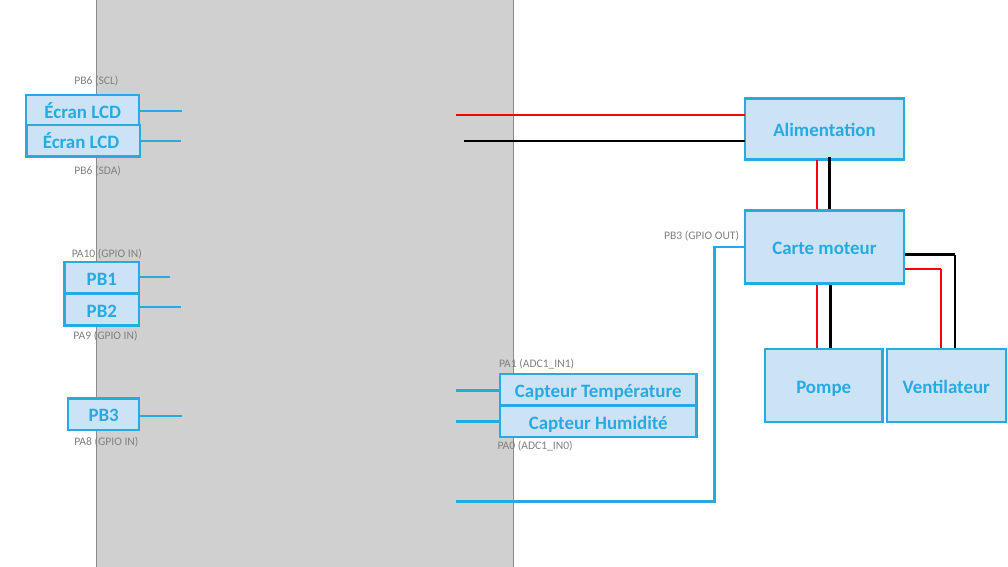
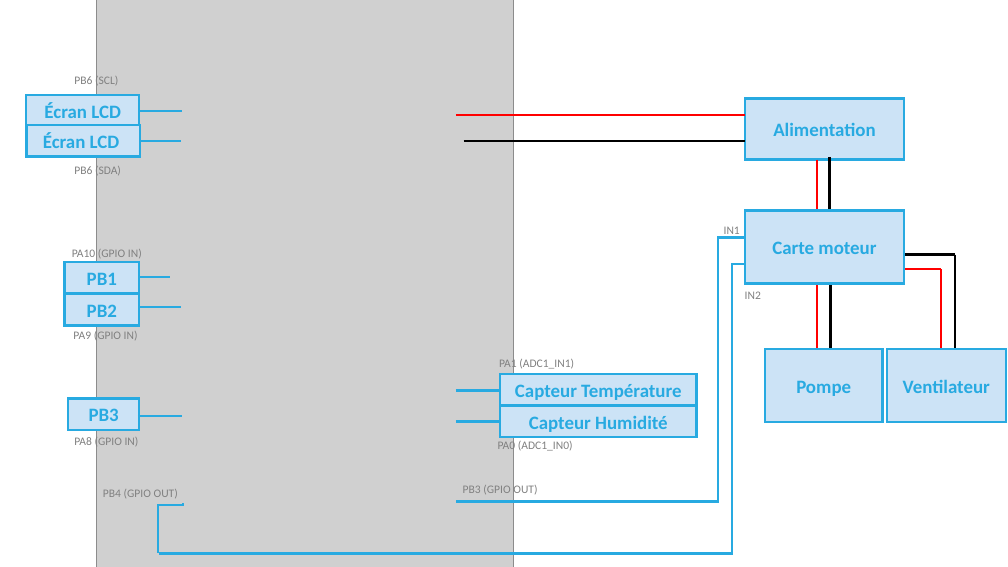
Before and after one commit to Lucas-byte31/Greenhouse, a slide deck: slide 1 of 02_SW_SPEC/Schema de cablage.pptx. Drawn at 1008x567 pixels with LibreOffice and Linux fonts; fonts in the diff are those of the drawing; grey boxes stand for pictures. Boxes give left, top, right and bottom in pixels: in the first picture for what was removed or moved away, otherwise in the second. Text is boxed around its words. In the diff, an @@ line names an element or a change of style, - is before the commit and + after.

```diff
--- a/02_SW_SPEC/Schema de cablage.pptx
+++ b/02_SW_SPEC/Schema de cablage.pptx
@@ elbow line moved from (755, 247) - (456, 501) to (752, 237) - (456, 501) @@
@@ text added at (x1=724, y1=226, x2=740, y2=237), 11 pt, text #808080 @@
+IN1
@@ elbow line added from (767, 264) to (160, 554), #28AAE1 2.25 pt @@
@@ text added at (x1=745, y1=291, x2=761, y2=299), 11 pt, text #808080 @@
+IN2
@@ text "PB3 (GPIO OUT)" moved from (x1=664, y1=231, x2=739, y2=241) to (x1=463, y1=484, x2=537, y2=497) @@
@@ text added at (x1=103, y1=489, x2=178, y2=498), 11 pt, text #808080 @@
+PB4 (GPIO OUT)
@@ elbow line added from (183, 504) to (158, 554), #28AAE1 2.25 pt @@
```
